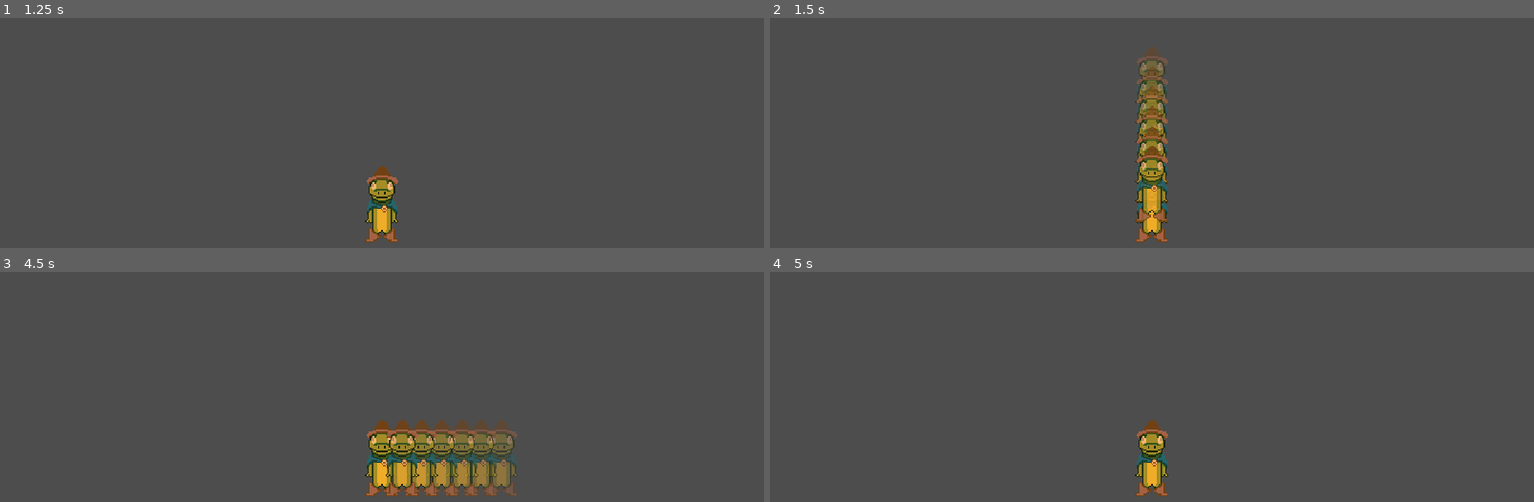
Above: before the commit, frames 1-4 (two rows, left to right).
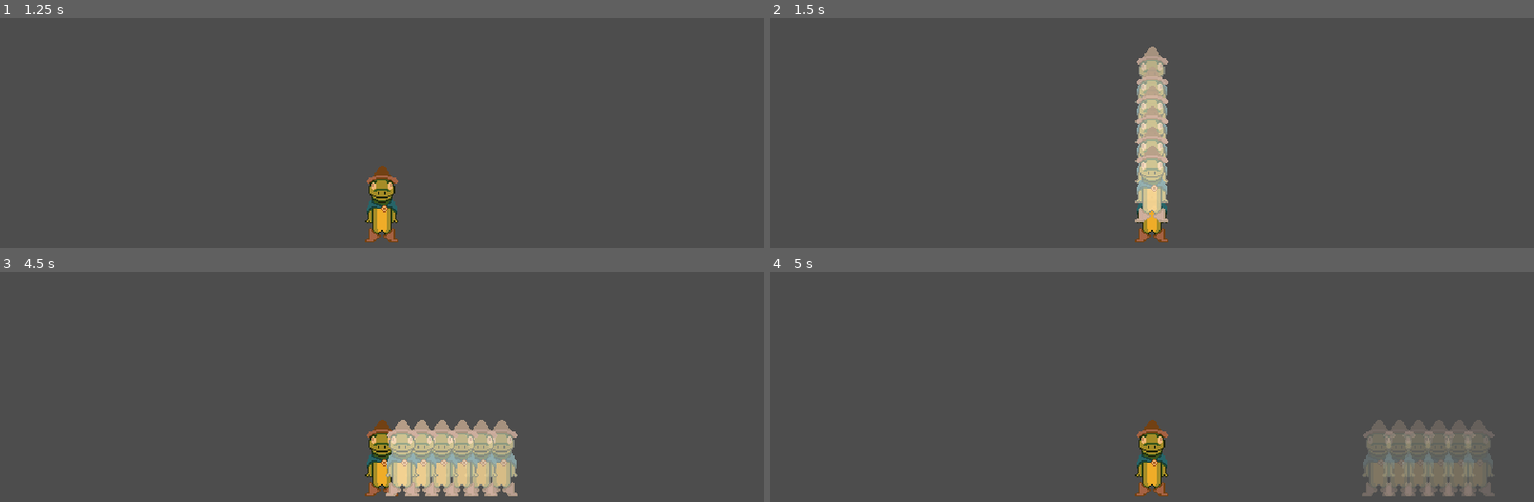
Above: after the commit, the same moments.

Repository: Spedinja/LudumDare58
Game: Godot game, scene res://Scenes/Player/player.tscn
The game is run twice, just before and just after one commit, with the same random seed, the same clock (stepped at 60 frames per second) and the same inputs.
Inputs (mouse positions are in pixels of both pictures, inside the frame that each line leads up to):
- Up to frame 1 (1.25 s): tap Enter at 0.5 s; move the mouse to (550, 211) at 0.52 s; hold D (Move Right) from 0.53 s (still down); click (550, 211) at 0.6 s
- Up to frame 2 (1.5 s): tap Space at 1.25 s; move the mouse to (outside the picture) at 1.27 s; release D (Move Right) at 1.28 s; hold S (Move Down) from 1.28 s (still down); right-click (outside the picture) at 1.35 s
- Up to frame 3 (4.5 s): move the mouse to (458, 391) at 2.02 s; release S (Move Down) at 2.03 s; hold D (Move Right) 2.03-2.78 s; click (458, 391) at 2.1 s; tap Enter at 2.75, 4.25 s; move the mouse to (outside the picture) at 2.77 s; hold W (Move Up) 2.78-3.53 s; right-click (outside the picture) at 2.85 s; tap Space at 3.5 s; move the mouse to (outside the picture) at 3.52 s; hold A (Move Left) from 3.53 s (still down); click (outside the picture) at 3.6 s; move the mouse to (152, 421) at 4.27 s; right-click (152, 421) at 4.35 s
- Up to frame 4 (5 s): keep holding A (Move Left)

Frame 1 is identical in both runs. In frame 2, 2.8% of the frame differs, in the area x 47-53%, y 12-89%; in frame 3, 4.9%, in the area x 50-68%, y 64-98%; in frame 4, 4.2%.

Commit message:
added Main Menu + Theme

Diff:
--- a/Scenes/Player/dash_ghost.tscn
+++ b/Scenes/Player/dash_ghost.tscn
@@ -1,8 +1,16 @@
-[gd_scene load_steps=3 format=3 uid="uid://bved0ss16j56w"]
+[gd_scene load_steps=5 format=3 uid="uid://bved0ss16j56w"]
 
+[ext_resource type="Shader" uid="uid://y7nyojvg0goj" path="res://Shader/dash_ghost.gdshader" id="1_7fomq"]
 [ext_resource type="Texture2D" uid="uid://it5qagoxabo" path="res://Sprites/Tile.png" id="1_407wb"]
 [ext_resource type="Script" uid="uid://buev3qw06ou8s" path="res://Scripts/Player/dash_ghost.gd" id="2_7fomq"]
 
+[sub_resource type="ShaderMaterial" id="ShaderMaterial_7fomq"]
+resource_local_to_scene = true
+shader = ExtResource("1_7fomq")
+shader_parameter/whiten = true
+shader_parameter/mix_weight = 0.5
+
 [node name="DashGhost" type="Sprite2D"]
+material = SubResource("ShaderMaterial_7fomq")
 texture = ExtResource("1_407wb")
 script = ExtResource("2_7fomq")
--- /dev/null
+++ b/Scenes/TestUI.tscn
@@ -0,0 +1,16 @@
+[gd_scene load_steps=2 format=3 uid="uid://cy0v2bj8xrwvl"]
+
+[ext_resource type="Theme" uid="uid://bfxs2u7huev6o" path="res://Themes/MainMenuTheme.tres" id="1_auhpw"]
+
+[node name="TestUI" type="Control"]
+layout_mode = 3
+anchors_preset = 0
+
+[node name="Button" type="Button" parent="."]
+layout_mode = 0
+offset_left = 86.0
+offset_top = 57.0
+offset_right = 243.0
+offset_bottom = 129.0
+theme = ExtResource("1_auhpw")
+text = "Test"
--- a/Scenes/main_menu.tscn
+++ b/Scenes/main_menu.tscn
@@ -1,4 +1,7 @@
-[gd_scene format=3 uid="uid://77dyybbl2koo"]
+[gd_scene load_steps=3 format=3 uid="uid://77dyybbl2koo"]
+
+[ext_resource type="Theme" uid="uid://bfxs2u7huev6o" path="res://Themes/MainMenuTheme.tres" id="1_28flt"]
+[ext_resource type="Script" uid="uid://bvy3ljiu3cxvq" path="res://Scripts/main_menu.gd" id="1_48xlc"]
 
 [node name="MainMenu" type="Control"]
 layout_mode = 3
@@ -7,3 +10,89 @@
 anchor_bottom = 1.0
 grow_horizontal = 2
 grow_vertical = 2
+script = ExtResource("1_48xlc")
+
+[node name="VBoxContainer" type="VBoxContainer" parent="."]
+layout_mode = 0
+offset_top = 160.0
+offset_right = 640.0
+offset_bottom = 360.0
+theme_override_constants/separation = 16
+
+[node name="Play" type="Button" parent="VBoxContainer"]
+custom_minimum_size = Vector2(100, 50)
+layout_mode = 2
+size_flags_horizontal = 4
+size_flags_vertical = 4
+theme = ExtResource("1_28flt")
+text = "Play"
+
+[node name="Credits" type="Button" parent="VBoxContainer"]
+custom_minimum_size = Vector2(140, 50)
+layout_mode = 2
+size_flags_horizontal = 4
+size_flags_vertical = 4
+theme = ExtResource("1_28flt")
+text = "Credits"
+
+[node name="Quit" type="Button" parent="VBoxContainer"]
+custom_minimum_size = Vector2(100, 50)
+layout_mode = 2
+size_flags_horizontal = 4
+size_flags_vertical = 4
+theme = ExtResource("1_28flt")
+text = "Quit"
+
+[node name="Credits" type="ColorRect" parent="."]
+visible = false
+layout_mode = 0
+offset_right = 640.0
+offset_bottom = 360.0
+color = Color(0.2159017, 0.21590173, 0.2159017, 1)
+
+[node name="VBoxContainer" type="VBoxContainer" parent="Credits"]
+layout_mode = 0
+offset_right = 640.0
+offset_bottom = 360.0
+
+[node name="Programming" type="Label" parent="Credits/VBoxContainer"]
+layout_mode = 2
+size_flags_horizontal = 4
+theme = ExtResource("1_28flt")
+text = "Programming:"
+
+[node name="Art" type="Label" parent="Credits/VBoxContainer"]
+layout_mode = 2
+size_flags_horizontal = 4
+theme = ExtResource("1_28flt")
+text = "Art:"
+
+[node name="Music & Sound" type="Label" parent="Credits/VBoxContainer"]
+layout_mode = 2
+size_flags_horizontal = 4
+theme = ExtResource("1_28flt")
+text = "Music & Sound:"
+
+[node name="Back" type="Button" parent="Credits"]
+custom_minimum_size = Vector2(100, 50)
+layout_mode = 1
+anchors_preset = 7
+anchor_left = 0.5
+anchor_top = 1.0
+anchor_right = 0.5
+anchor_bottom = 1.0
+offset_left = -50.0
+offset_top = -60.0
+offset_right = 50.0
+offset_bottom = -10.0
+grow_horizontal = 2
+grow_vertical = 0
+size_flags_horizontal = 4
+size_flags_vertical = 4
+theme = ExtResource("1_28flt")
+text = "Back"
+
+[connection signal="pressed" from="VBoxContainer/Play" to="." method="_on_play_pressed"]
+[connection signal="pressed" from="VBoxContainer/Credits" to="." method="_on_credits_pressed"]
+[connection signal="pressed" from="VBoxContainer/Quit" to="." method="_on_quit_pressed"]
+[connection signal="pressed" from="Credits/Back" to="." method="_on_back_pressed"]
--- a/Scripts/Enemies/enemy.gd
+++ b/Scripts/Enemies/enemy.gd
@@ -2,6 +2,7 @@
 
 @export var speed: float = 150
 @export var damage: float = 10
+@export var health: float = 50
 
 var player_in_range: bool = false
 var follow_object
@@ -21,6 +22,14 @@
 	if not player_in_range:
 		return
 
+func take_damage(amount: float):
+	health -= amount
+	if health <= 0:
+		die()
+
+func die():
+	queue_free()
+
 func _on_detection_area_body_entered(body: Node2D) -> void:
 	if not body.is_in_group("Player"):
 		return
--- a/Scripts/Player/dash_ghost.gd
+++ b/Scripts/Player/dash_ghost.gd
@@ -1,7 +1,7 @@
 extends Sprite2D
 class_name DashGhost
 
-@export var duration: float = 0.5
+@export var duration: float = 2
 
 var tween: Tween
 
--- a/Scripts/Player/player.gd
+++ b/Scripts/Player/player.gd
@@ -1,7 +1,7 @@
 extends CharacterBody2D
 
 @export var movement_speed: float = 300.0
-@export var movement_acceleration = 10.0
+@export var movement_acceleration = 20.0
 @export var dash_duration: float = 0.1
 @export var dash_speed: float = 1000.0
 @export var dash_cooldown: float = 2.0
--- /dev/null
+++ b/Scripts/main_menu.gd
@@ -0,0 +1,25 @@
+extends Control
+
+@onready var game_scene: PackedScene # = preload()
+@onready var credits: ColorRect = $Credits
+
+@onready var play_button: Button = $VBoxContainer/Play
+@onready var credits_button: Button = $VBoxContainer/Credits
+@onready var back_button: Button = $Credits/Back
+
+func _ready() -> void:
+	play_button.grab_focus()
+
+func _on_play_pressed() -> void:
+	get_tree().change_scene_to_packed(game_scene)
+
+func _on_credits_pressed() -> void:
+	credits.visible = true
+	back_button.grab_focus()
+
+func _on_back_pressed() -> void:
+	credits.visible = false
+	credits_button.grab_focus()
+
+func _on_quit_pressed() -> void:
+	get_tree().quit()
--- a/Shader/dash_ghost.gdshader
+++ b/Shader/dash_ghost.gdshader
@@ -1,8 +1,16 @@
 shader_type canvas_item;
+render_mode blend_mix;
 
 uniform bool whiten = false;
 uniform float mix_weight = 1.0;
 
 void fragment() {
 	vec4 texture_color = texture(TEXTURE, UV);
+	if (whiten) {
+		vec3 white = vec3(1,1,1);
+		vec3 whitened_texture_rgb = mix(texture_color.rgb, white, mix_weight);
+		COLOR = vec4(whitened_texture_rgb, COLOR.a);
+	} else {
+		COLOR = texture_color;
+	}
 }
--- /dev/null
+++ b/Themes/MainMenuTheme.tres
@@ -0,0 +1,47 @@
+[gd_resource type="Theme" load_steps=6 format=3 uid="uid://bfxs2u7huev6o"]
+
+[ext_resource type="FontFile" uid="uid://b0jg87isgloqs" path="res://Fonts/BoldPixels.ttf" id="1_etp87"]
+
+[sub_resource type="StyleBoxFlat" id="StyleBoxFlat_tnko1"]
+draw_center = false
+border_width_bottom = 4
+border_color = Color(0.9372549, 0.7176471, 0.45882353, 1)
+border_blend = true
+expand_margin_top = 4.0
+
+[sub_resource type="StyleBoxFlat" id="StyleBoxFlat_n7bel"]
+bg_color = Color(0.94, 0.56102335, 0.38540003, 1)
+border_width_bottom = 4
+border_color = Color(0.37, 0.255115, 0.114700004, 1)
+expand_margin_top = 4.0
+shadow_color = Color(0, 0, 0, 0.2509804)
+shadow_size = 3
+shadow_offset = Vector2(2, 2)
+
+[sub_resource type="StyleBoxFlat" id="StyleBoxFlat_p5eoa"]
+bg_color = Color(0.64705884, 0.38431373, 0.2627451, 1)
+border_width_bottom = 4
+border_color = Color(0.16470589, 0.11372549, 0.050980393, 1)
+expand_margin_top = 4.0
+shadow_color = Color(0, 0, 0, 0.2509804)
+shadow_size = 3
+shadow_offset = Vector2(2, 2)
+
+[sub_resource type="StyleBoxFlat" id="StyleBoxFlat_etp87"]
+bg_color = Color(0.46, 0.27454334, 0.18860002, 1)
+border_color = Color(0.04, 0.027579999, 0.012399999, 1)
+shadow_color = Color(0, 0, 0, 0.2509804)
+shadow_size = 3
+shadow_offset = Vector2(2, 2)
+
+[resource]
+Button/font_sizes/font_size = 32
+Button/fonts/font = ExtResource("1_etp87")
+Button/styles/focus = SubResource("StyleBoxFlat_tnko1")
+Button/styles/hover = SubResource("StyleBoxFlat_n7bel")
+Button/styles/normal = SubResource("StyleBoxFlat_p5eoa")
+Button/styles/pressed = SubResource("StyleBoxFlat_etp87")
+Label/font_sizes/font_size = 32
+Label/fonts/font = ExtResource("1_etp87")
+RichTextLabel/font_sizes/normal_font_size = 32
+RichTextLabel/fonts/normal_font = ExtResource("1_etp87")
Binary file added: Fonts/BoldPixels.ttf
Not shown, added: Fonts/BoldPixels.ttf.import
Not shown, added: Scripts/main_menu.gd.uid
